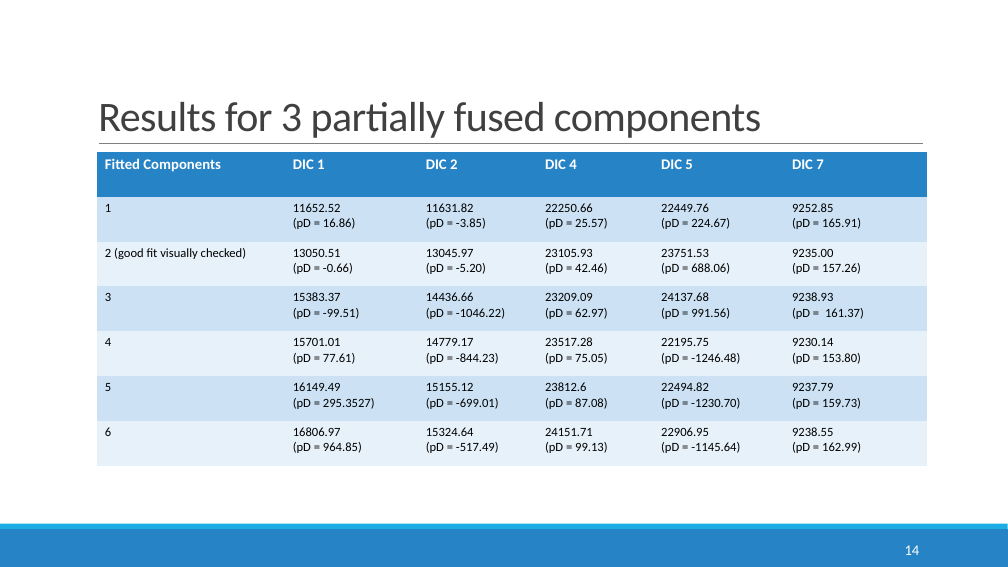
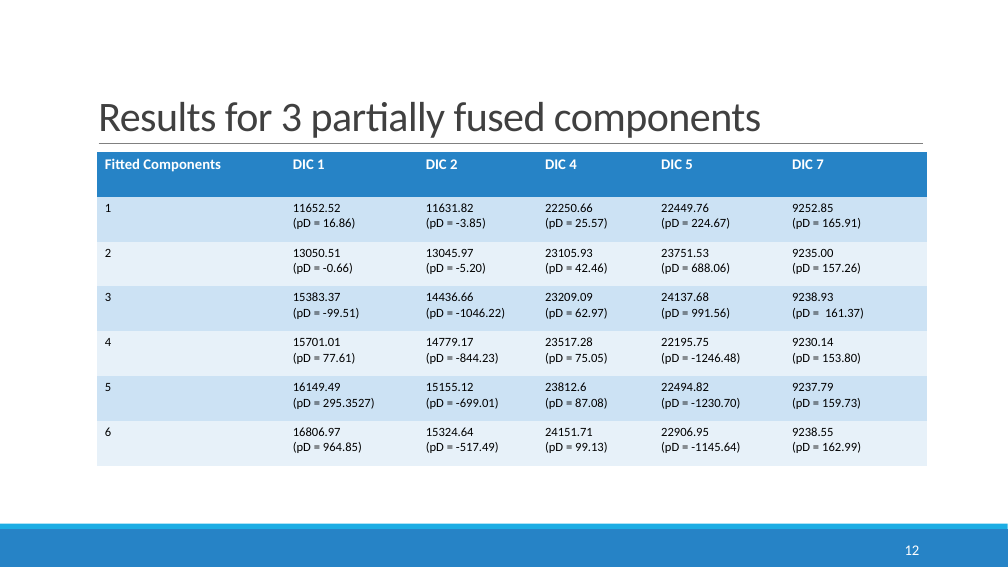
Before and after one commit to anirudhtomer/MScThesis, a slide deck: slide 12 of mid term presentation.pptx (slide 14 before the commit). Drawn at 1008x567 pixels with LibreOffice and Linux fonts; fonts in the diff are those of the drawing; background and template pictures are left out. Boxes give left, top, right and bottom in pixels: in the first picture for what was removed or moved away, otherwise in the second. Text is boxed around its words. In the diff, an @@ line names an element or a change of style, - is before the commit and + after.

```diff
--- a/mid term presentation.pptx
+++ b/mid term presentation.pptx
@@ table at <box>98,152,928,466</box> @@
-row 3, column 1: 2 (good fit visually checked)
+row 3, column 1: 2
@@ page number at <box>905,545,920,555</box>: text changed @@
-14
+12
```
Also in this commit, not shown: 8 other slides changed, 2 slides added, 4 slides removed, 9 other files.
